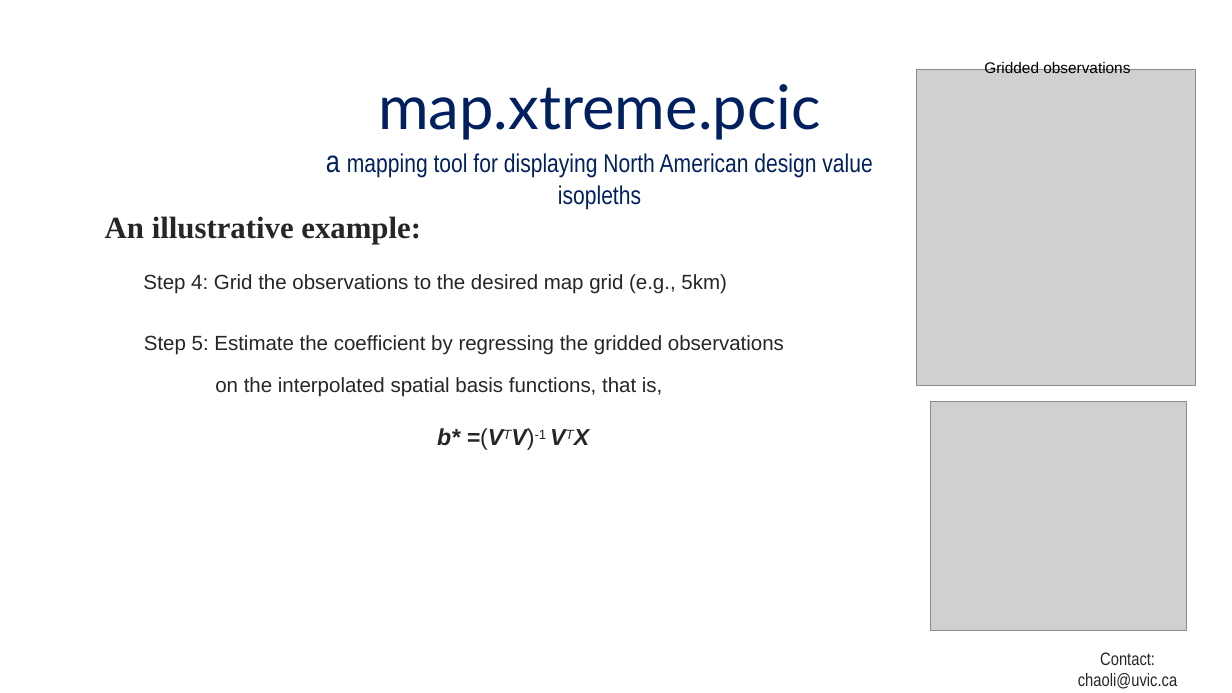
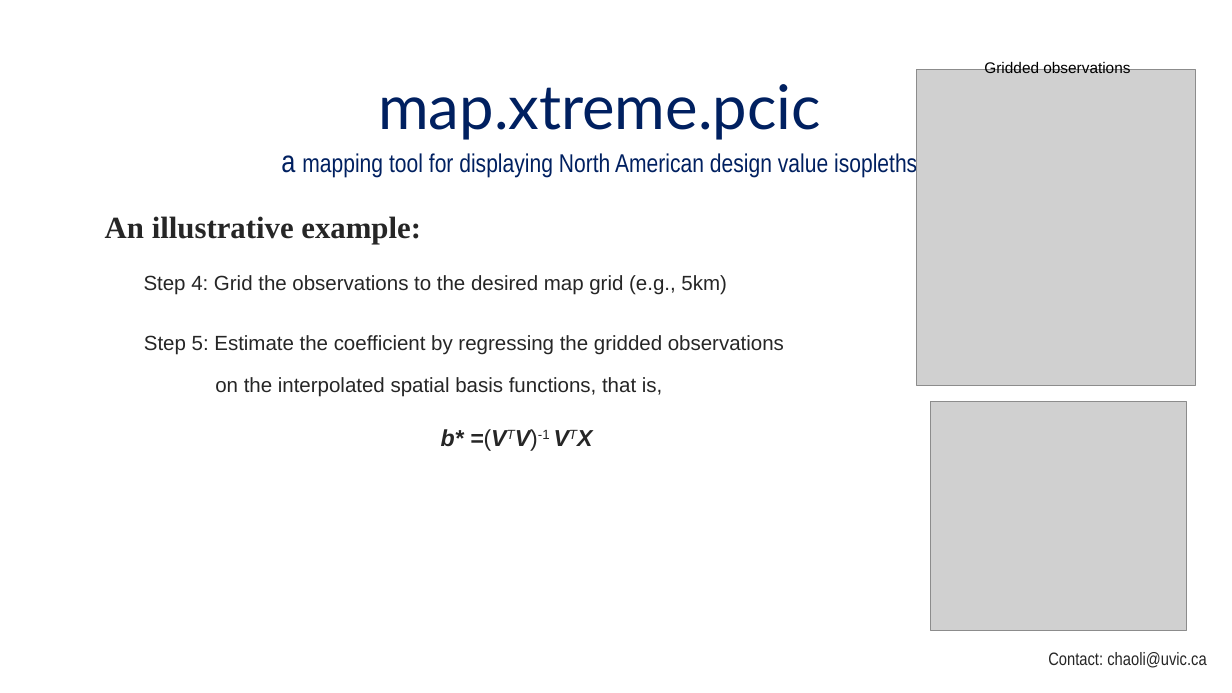
Before and after one commit to pacificclimate/climpyrical, a slide deck: slide 9 of Readme.pptx. Drawn at 1232x693 pixels with LibreOffice and Linux fonts; fonts in the diff are those of the drawing; grey boxes stand for pictures. Boxes give left, top, right and bottom in pixels: in the first picture for what was removed or moved away, otherwise in the second. Text is boxed around its words. In the diff, an @@ line names an element or a change of style, - is before the commit and + after.

```diff
--- a/Readme.pptx
+++ b/Readme.pptx
@@ text "map.xtreme.pcic" rewrapped from bbox=[326, 84, 872, 178] to bbox=[281, 84, 917, 178] @@
@@ text "b* =(VTV)-1 VTX": place and size @@
-text "b* =(VTV)-1 VTX" at bbox=[437, 428, 547, 446]
+text "b* =(VTV)-1 VTX" at bbox=[441, 429, 550, 447]
@@ text "Contact: chaoli@uvic.ca" rewrapped from bbox=[1078, 652, 1177, 689] to bbox=[1048, 652, 1206, 668] @@
```
Also in this commit, not shown: 9 other slides changed, 4 other files.
